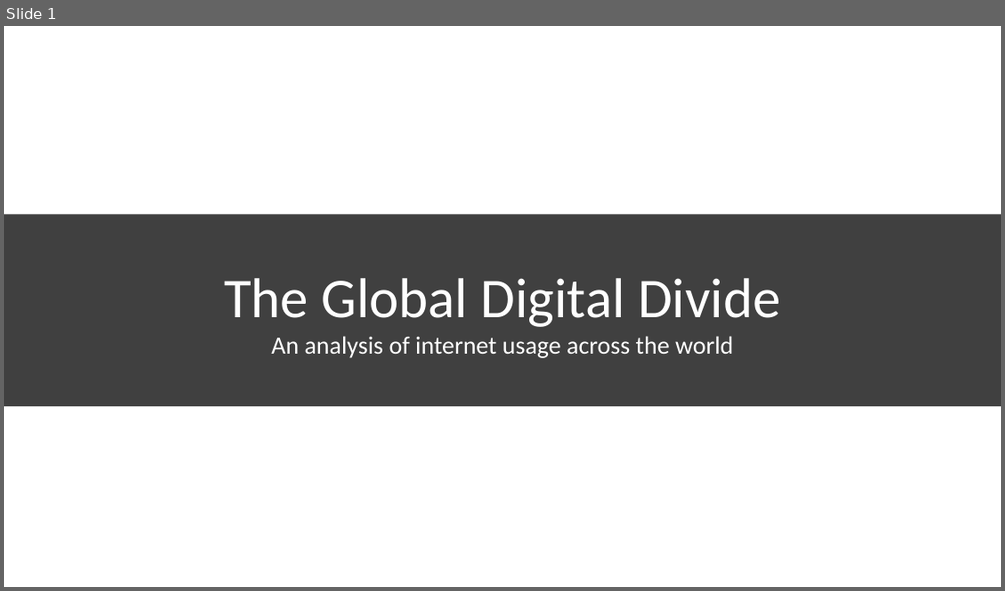
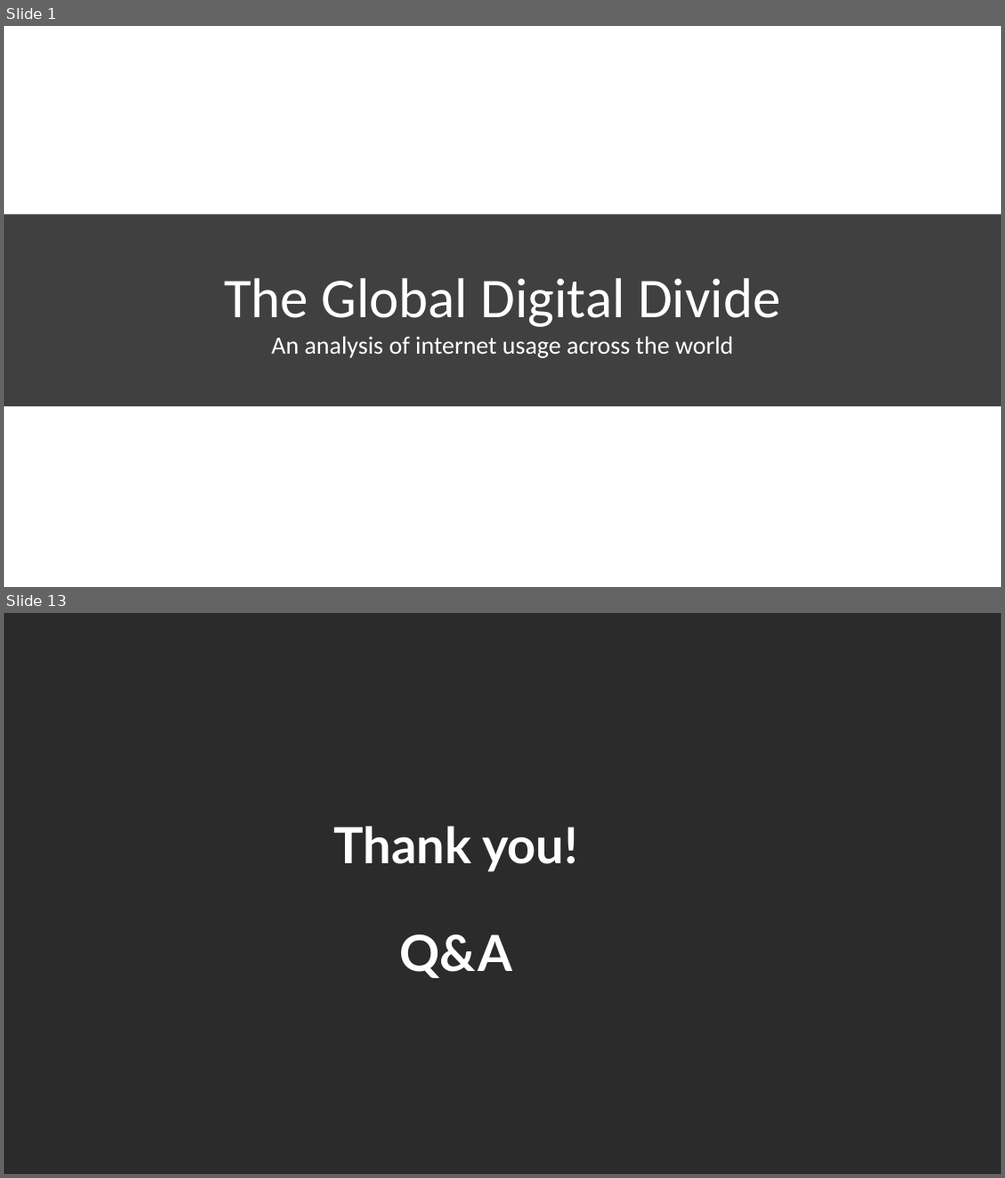
Before and after one commit to lujane-92/Team_Project_2, a slide deck: 03 - Presentation/Digital Disparity - Draft presentation.pptx. Shown one above the other, each under a label of ours: slide 1 before the commit, slides 1 and 13 after it; the slides between them are not shown. The pictures are 1005x591 and 1005x1178 pixels, drawn with LibreOffice and Linux fonts; fonts in the diff are those of the drawing; background and template pictures are left out; a plain dark background stands for a picture behind light text. Boxes give left, top, right and bottom in pixels: in the first picture for what was removed or moved away, otherwise in the second. Text is boxed around its words. In the diff, an @@ line names an element or a change of style, - is before the commit and + after.

```diff
--- a/03 - Presentation/Digital Disparity - Draft presentation.pptx
+++ b/03 - Presentation/Digital Disparity - Draft presentation.pptx
@@ slide 13 added at (4,613,1001,1174), background picture (left out) @@
@@ text added at (333,826,578,978), 48 pt, text #FFFFFF, bold @@
+Thank you!
+Q&A
```
Also in this commit, not shown: 2 slides changed, 9 other slides added, 11 slides removed, 14 other files.
